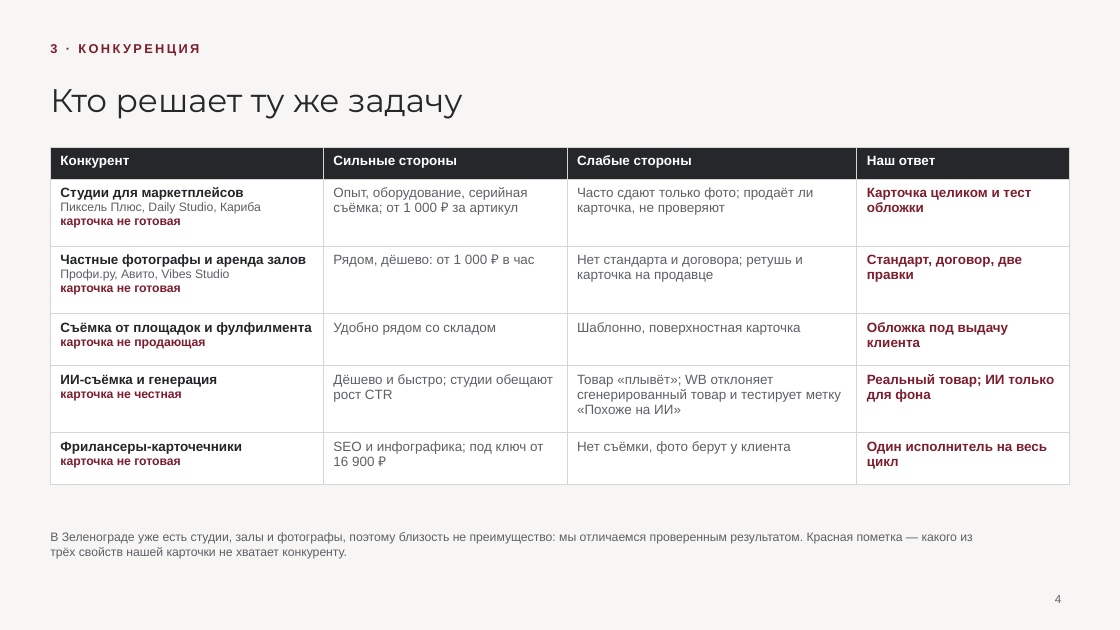
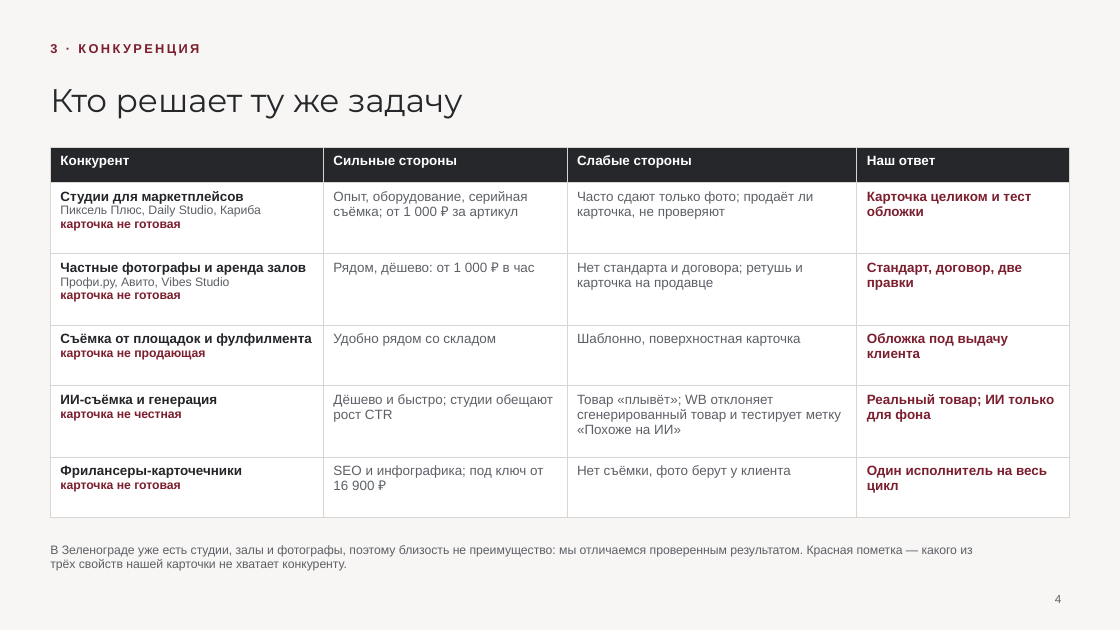
Before and after one commit to frnjuo/brand-photo-studio-, a slide deck: slide 4 of Фотокорпус.pptx. Drawn at 1120x630 pixels with LibreOffice and Linux fonts; fonts in the diff are those of the drawing. Boxes give left, top, right and bottom in pixels: in the first picture for what was removed or moved away, otherwise in the second. Text is boxed around its words. In the diff, an @@ line names an element or a change of style, - is before the commit and + after.

```diff
--- a/Фотокорпус.pptx
+++ b/Фотокорпус.pptx
@@ table: place and size @@
-table at bbox=[50, 147, 1070, 473]
+table at bbox=[50, 147, 1070, 497]
@@ text "В Зеленограде уже есть студии, ...": place and size @@
-text "В Зеленограде уже есть студии, ..." at bbox=[50, 532, 972, 559]
+text "В Зеленограде уже есть студии, ..." at bbox=[50, 545, 972, 571]
```
Also in this commit, not shown: 4 other slides changed, 1 slide added, 2 slides removed, 1 other file.
